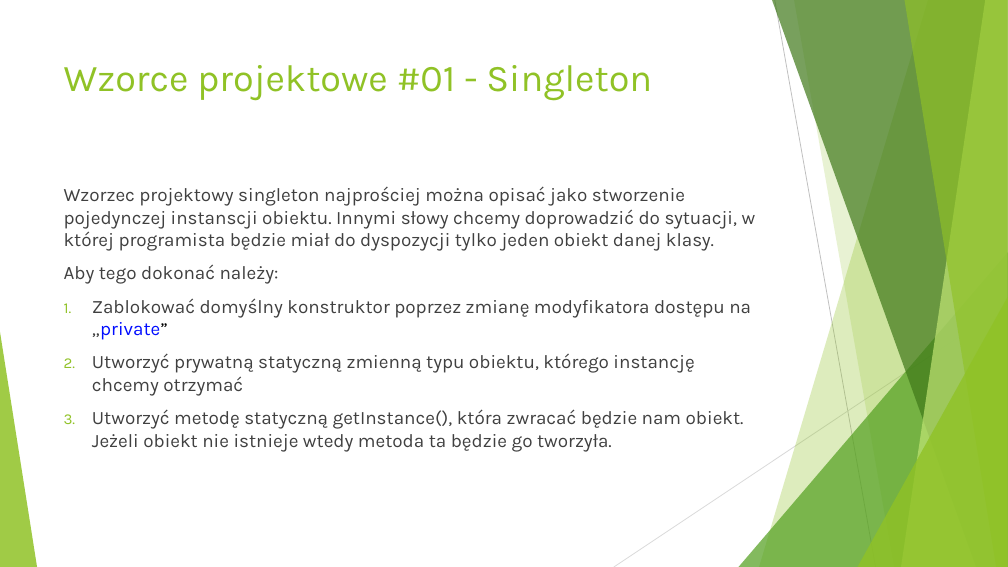
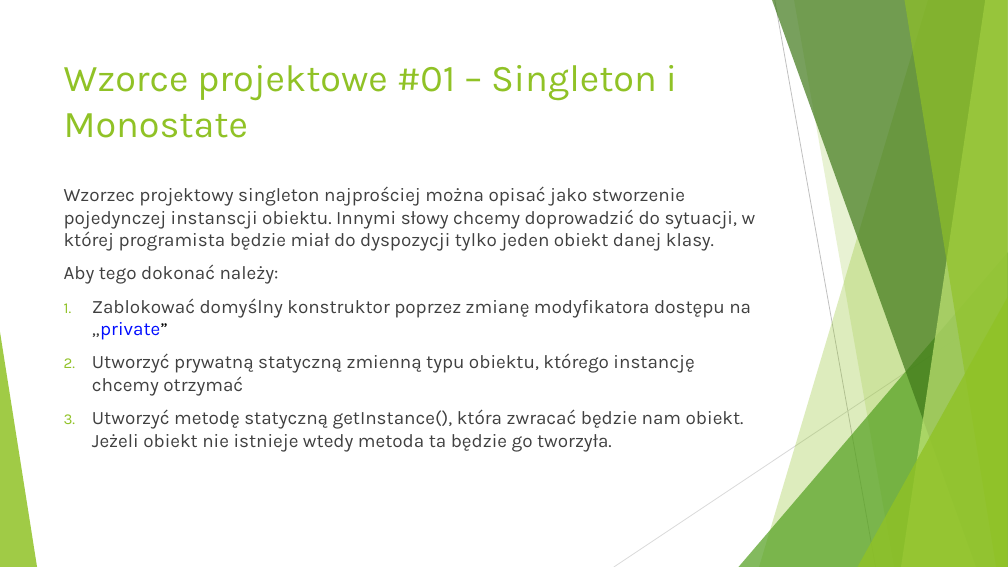
Before and after one commit to adasko86/wzorce, a slide deck: slide 4 of Wzorce Projektowe.pptx. Drawn at 1008x567 pixels with LibreOffice and Linux fonts; fonts in the diff are those of the drawing. Boxes give left, top, right and bottom in pixels: in the first picture for what was removed or moved away, otherwise in the second. Text is boxed around its words. In the diff, an @@ line names an element or a change of style, - is before the commit and + after.

Commit message:
Dodano wzorzec:
Monostate

```diff
--- a/Wzorce Projektowe.pptx
+++ b/Wzorce Projektowe.pptx
@@ title at (64, 65, 677, 138): text changed @@
-Wzorce projektowe #01 - Singleton
+Wzorce projektowe #01 – Singleton i Monostate
```
Also in this commit, not shown: 1 other slide changed, 1 slide added, 21 other files.
